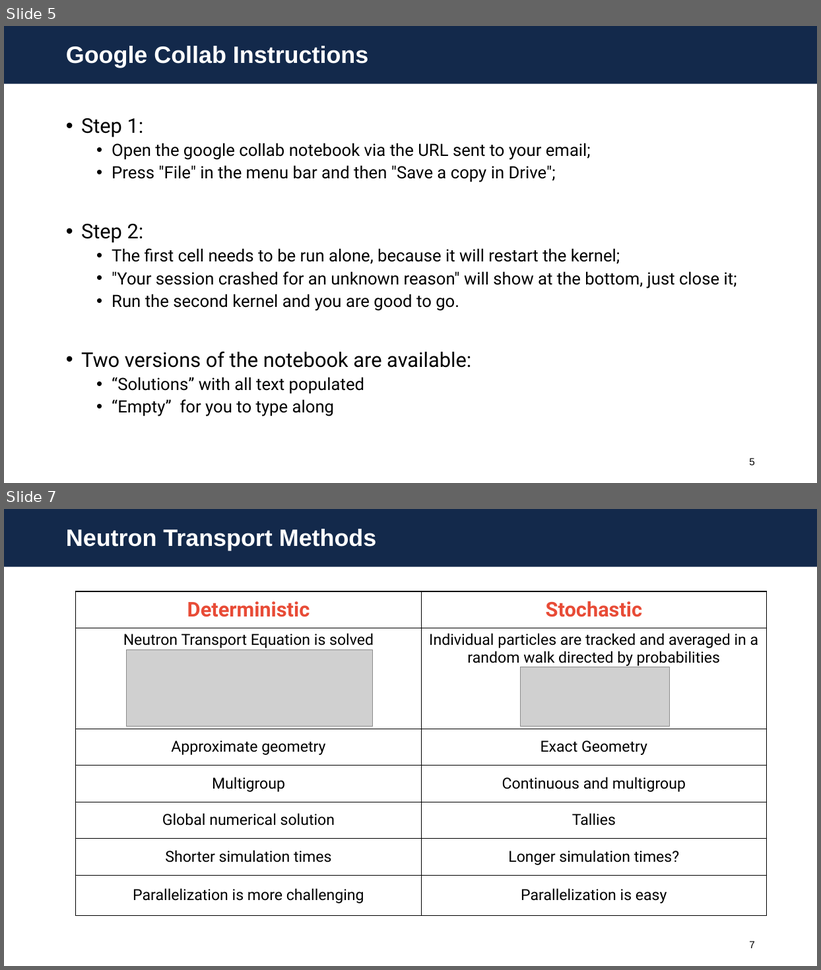
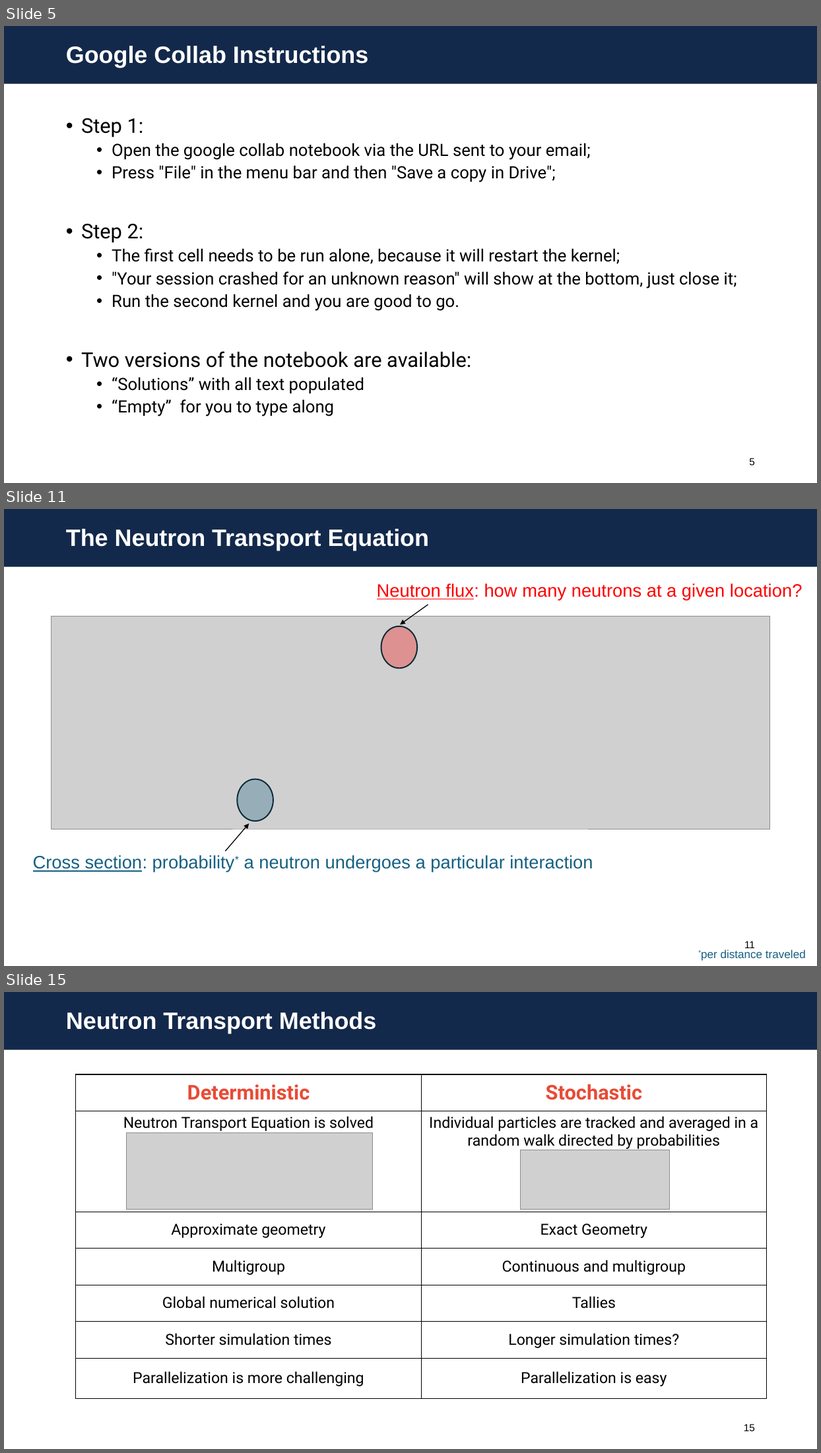
Before and after one commit to aprilnovak/openmc-education, a slide deck: intro/1-Theory.pptx. Shown one above the other, each under a label of ours: slides 5 and 7 before the commit, slides 5, 11 and 15 after it; the slides between them are not shown. The pictures are 821x970 and 821x1453 pixels, drawn with LibreOffice and Linux fonts; fonts in the diff are those of the drawing; grey boxes stand for pictures; background and template pictures are left out. Boxes give left, top, right and bottom in pixels: in the first picture for what was removed or moved away, otherwise in the second. Text is boxed around its words. In the diff, an @@ line names an element or a change of style, - is before the commit and + after.

```diff
--- a/intro/1-Theory.pptx
+++ b/intro/1-Theory.pptx
@@ slide 11 added at (4, 509, 817, 966), background #FFFFFF; not listed: 1 template element that a slide beside it also shows @@
@@ title added at (66, 529, 429, 551), 28 pt, text #FFFFFF, bold @@
+The Neutron Transport Equation
@@ text added at (377, 584, 802, 600), 21.3 pt, text #FF0000 @@
+Neutron flux: how many neutrons at a given location?
@@ arrow added from (428, 605) to (400, 625), #000000 1 pt @@
@@ picture added at (51, 617, 770, 829) @@
@@ ellipse added at (382, 626, 418, 668), fill #FF0000 at 30% opacity, outline #092A39 1.5 pt @@
@@ ellipse added at (237, 779, 273, 821), fill #156082 at 30% opacity, outline #092A39 1.5 pt @@
@@ arrow added from (225, 851) to (250, 824), #000000 1 pt @@
@@ text added at (33, 855, 593, 872), 21.3 pt, text #156082 @@
+Cross section: probability* a neutron undergoes a particular interaction
@@ rectangle added at (44, 922, 145, 957), fill #FFFFFF @@
@@ page number added at (745, 941, 755, 949), 12 pt, text #000000 @@
+11
@@ text added at (701, 950, 806, 961), 13.3 pt, text #156082 @@
+*per distance traveled
@@ what was slide 7 is now slide 15 @@
@@ page number at (744, 1424, 755, 1432): text changed @@
-7
+15
```
Also in this commit, not shown: 9 other slides added, 1 slide removed, 2 other files.
